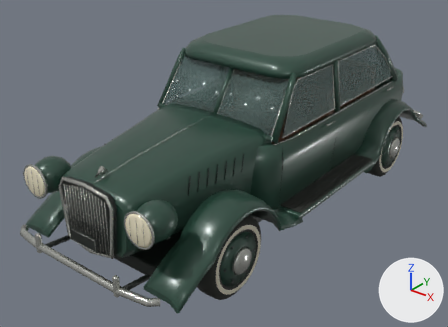
A saved change to the Blender file tools/blender/rpg_mansion/classic_car/rpg-mansion-classic-sedan-01-authoring.blend.
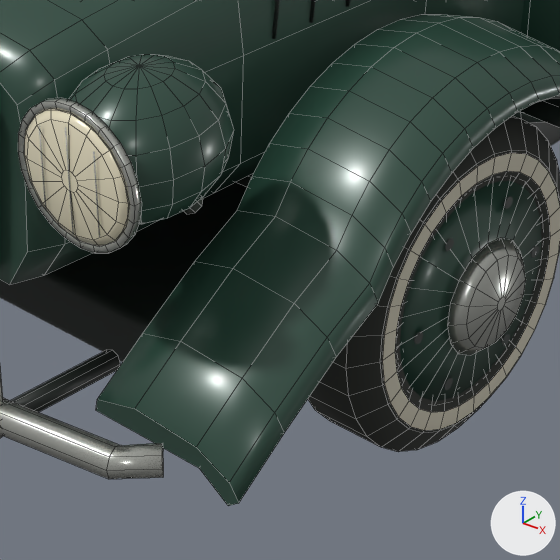
The first picture shows the older version from a camera (50 mm lens) standing at (3.2, -4.54, 3.1) and looking at (-0.17, -0.34, 0.5). The close-ups show the older and then the newer version on the part from 27% to 58% of the width and 57% to 100% of the height of that picture. Only the edits that show in the close-ups are written down. The axes (+X, +Y, +Z) are drawn at lower right. The lights are the same throughout. The close-ups show mesh edges as thin lines.

In view in the first close-up: 'Bowed nickel bumper', 'Bumper bracket.001', 'Convex nickel hubcap.001', 'Crowned long bonnet', 'Front swept fender.001', 'Headlamp nickel bezel.001', 'Hollow coachwork', 'Pressed steel wheel.001', 'Round headlamp housing.001', 'Round headlamp lens.001', 'Rounded tire.001', 'Underbody' and 14 more.
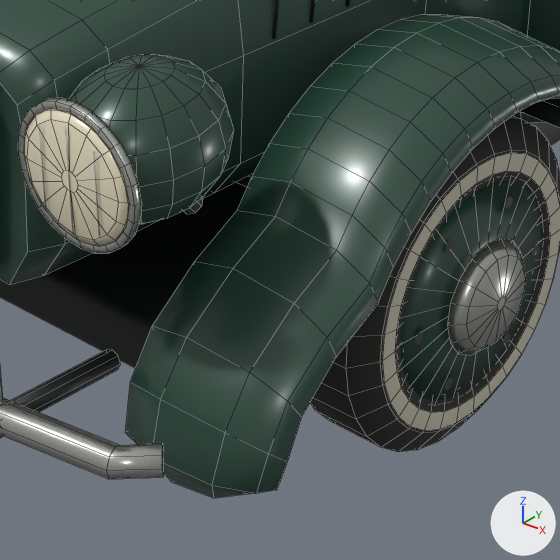
Pixel boxes (x1, y1, x2, y2) of what changed, in the close-ups (560 x 560 px):
'Front swept fender.001', reshaped: before (96, 14, 560, 506); after (125, 14, 560, 498)
part 1 of me_front_swept_fender_001, cut back: before (96, 261, 336, 506); after (125, 261, 336, 498)

What the commit changed:
me_front_swept_fender_001 is used by ob_front_swept_fender_001; location (0.0, 0.0, 0.0).
me_front_swept_fender_001 had 176 vertices, 170 faces and spanned x 0.54..0.88, y -2.12..-0.55, z 0.32..0.86.
me_front_swept_fender_001 now has 200 vertices, 194 faces and spans x 0.54..0.88, y -2.09..-0.55, z 0.26..0.86.
Part 1, on me_front_swept_fender_001:
8 vertices are removed from x 0.54..0.88, y -2.12, z 0.34..0.45.
9 faces are deleted.
8 vertices move from x 0.54..0.88, y -2.0, z 0.42..0.52 to x 0.54..0.88, y -1.99..-1.95, z 0.43..0.52.
32 vertices are added at x 0.54..0.88, y -2.09..-1.98, z 0.26..0.43.
32 new faces join them, smooth.
1 new face joins them.
